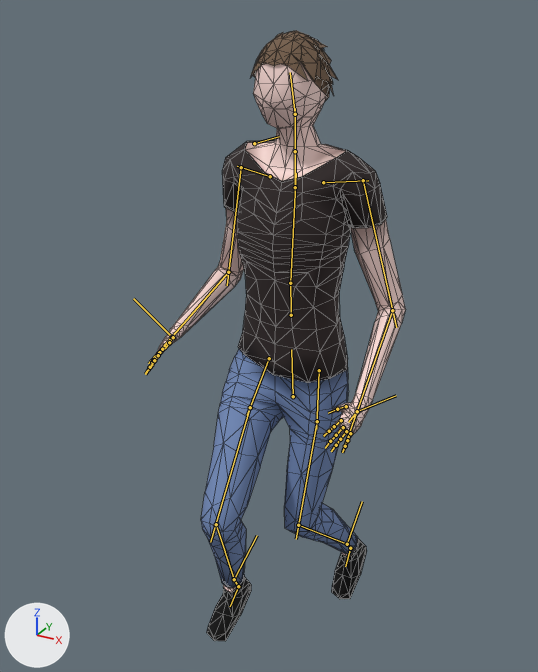
The glTF model Resources/Models/Heros/hero_M.glb: old version first, new version second.
Rendered twice from a 50 mm camera at (0.81, -1.581, 1.786) aimed at (-0.054, -0.009, 1.0). Every picture has the same lights, and +X, +Y and +Z are marked at lower left. The picture after the commit comes second. Both versions are drawn at frame 24 of the action 'Jump'; the numbers are the values there. The bones that change, and the others that lie on the model, are drawn over the model as lines. Mesh edges are drawn as thin lines.

Objects in the first picture: 'Human'.
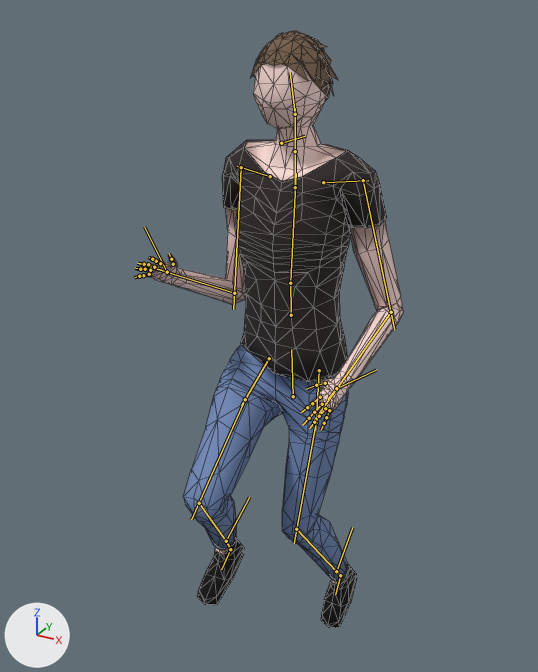
What the commit changed:
Bone 'UpperArm.L' (bone_upperarm_l) turns from (-4, 31, -74) to (-3, 32, -74) degrees about its own x, y and z.
Bone 'LowerArm.L' (bone_lowerarm_l) turns from (42, -6, 16) to (58, -12, 21) degrees about its own x, y and z.
Bone 'UpperArm.R' (bone_upperarm_r) turns from (-10, -25, 73) to (5, -12, 81) degrees about its own x, y and z.
Bone 'LowerArm.R' (bone_lowerarm_r) turns from (62, 13, -21) to (92, 25, -24) degrees about its own x, y and z.
Bone 'Hip.L' (bone_hip_l) turns from (-8, -8, -2) to (-11, -7, -2) degrees about its own x, y and z.
Bone 'LowerLeg.L' (bone_lowerleg_l) turns from (46, 9, -20) to (38, 6, -17) degrees about its own x, y and z.
Bone 'Hip.R' (bone_hip_r) turns from (-46, 5, -4) to (-64, 3, -5) degrees about its own x, y and z.
Bone 'LowerLeg.R' (bone_lowerleg_r) turns from (60, -14, 24) to (84, -25, 28) degrees about its own x, y and z.
Bone 'HeelIK.L' (bone_heelik_l) moves from (0.064, 0.178, 0.143) to (0.066, 0.086, 0.087).
Bone 'WristIK.L' (bone_wristik_l) moves from (-0.577, -0.556, 0.235) to (-0.607, -0.467, 0.3).
Bone 'HeelIK.R' (bone_heelik_r) moves from (-0.052, -0.24, 0.209) to (-0.061, -0.274, 0.388).
Bone 'WristIK.R' (bone_wristik_r) moves from (0.548, -0.455, 0.246) to (0.592, -0.219, 0.332).
Bone 'WristIK.R' (bone_wristik_r) turns from (12, 69, 60) to (-124, 57, -80) degrees about its own x, y and z.

Where the change shows, as pixel boxes [x1, y1, x2, y2] in the pictures (538 x 672 px):
'Human', posed
    before: [146, 30, 406, 641]
    after: [134, 30, 404, 628]
bone 'UpperArm.L', root to tip
    before: (363, 180) to (396, 327)
    after: (363, 180) to (394, 329)
bone 'LowerArm.L', root to tip
    before: (392, 310) to (342, 452)
    after: (391, 312) to (314, 420)
bone 'UpperArm.R', root to tip
    before: (241, 167) to (227, 285)
    after: (241, 167) to (233, 309)
bone 'LowerArm.R', root to tip
    before: (228, 272) to (148, 363)
    after: (234, 293) to (137, 263)
bone 'Hip.L', root to tip
    before: (319, 370) to (316, 429)
    after: (319, 370) to (315, 430)
bone 'LowerLeg.L', root to tip
    before: (298, 525) to (347, 544)
    after: (296, 529) to (336, 571)
bone 'Hip.R', root to tip
    before: (269, 358) to (247, 415)
    after: (269, 358) to (241, 405)
bone 'LowerLeg.R', root to tip
    before: (216, 524) to (234, 579)
    after: (199, 503) to (226, 541)
bone 'HeelIK.L', root to tip
    before: (347, 544) to (362, 501)
    after: (336, 571) to (352, 527)
bone 'WristIK.L', root to tip
    before: (357, 411) to (396, 395)
    after: (336, 388) to (376, 370)
bone 'HeelIK.R', root to tip
    before: (234, 579) to (257, 535)
    after: (226, 541) to (249, 497)
bone 'WristIK.R', root to tip
    before: (172, 337) to (133, 298)
    after: (167, 272) to (144, 227)
